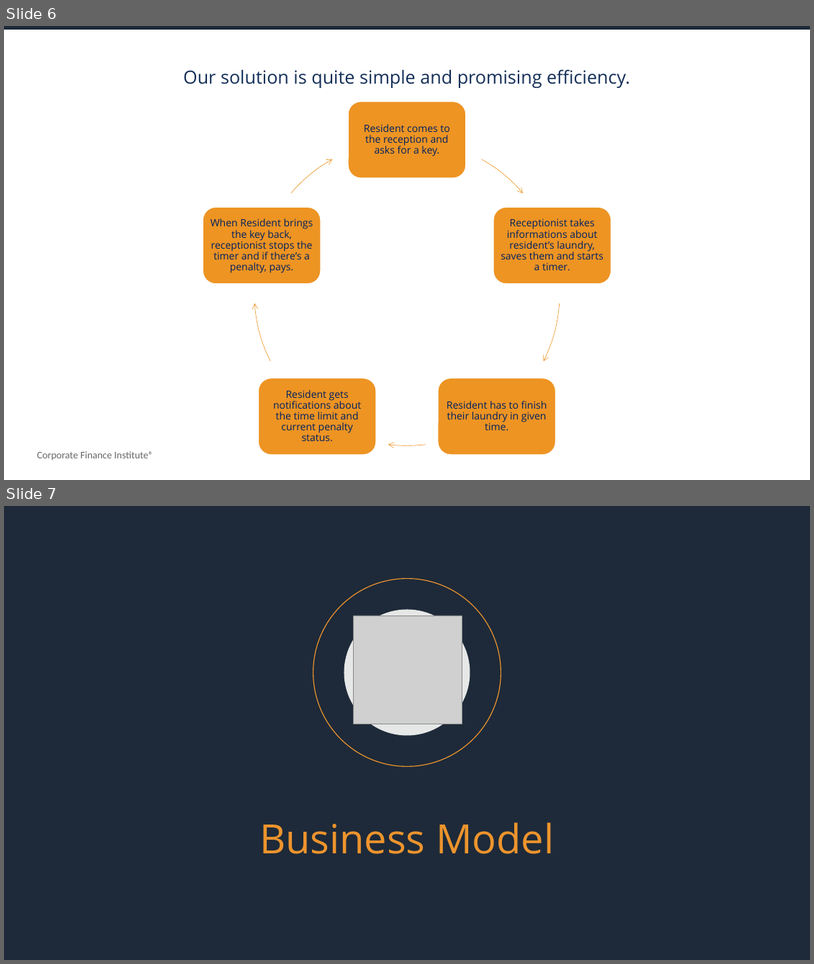
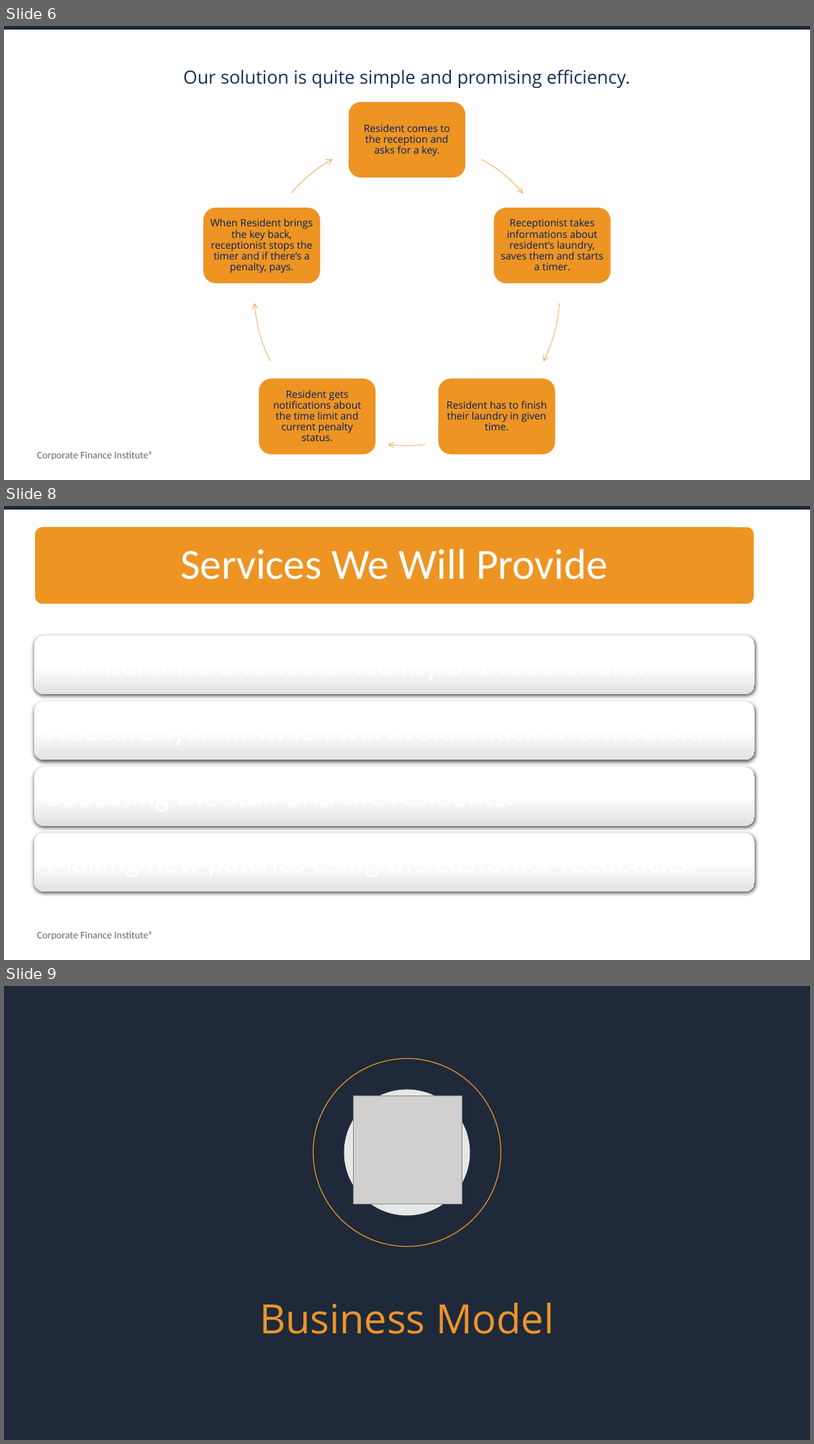
Before and after one commit to eyupbarlas/KeyFinder, a slide deck: Presentation/KeyFinder Proposal.pptx. Shown one above the other, each under a label of ours: slides 6 and 7 before the commit, slides 6, 8 and 9 after it; the slides between them are not shown. The pictures are 814x964 and 814x1444 pixels, drawn with LibreOffice and Linux fonts; fonts in the diff are those of the drawing; grey boxes stand for pictures. Boxes give left, top, right and bottom in pixels: in the first picture for what was removed or moved away, otherwise in the second. Text is boxed around its words. In the diff, an @@ line names an element or a change of style, - is before the commit and + after.

```diff
--- a/Presentation/KeyFinder Proposal.pptx
+++ b/Presentation/KeyFinder Proposal.pptx
@@ slide 8 added at [4,506,810,960], background #FFFFFF; not listed: 2 template elements that a slide beside it also shows @@
@@ rounded rectangle added at [35,527,756,604], fill #ED9423, outline #FFFFFF 1 pt @@
@@ text added at [180,548,608,579], 51 pt, text #FFFFFF @@
+Services We Will Provide
@@ group added at [34,636,756,891]: 4 rounded rectangles @@
@@ what was slide 7 is now slide 9 @@
```
Also in this commit, not shown: 1 other slide added.
